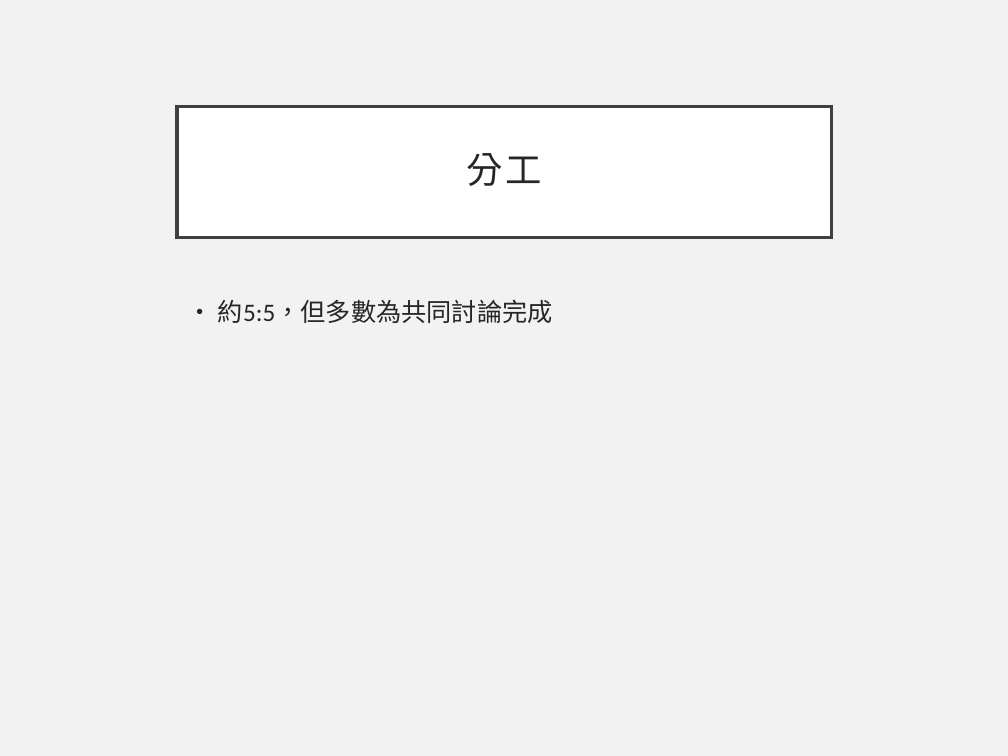
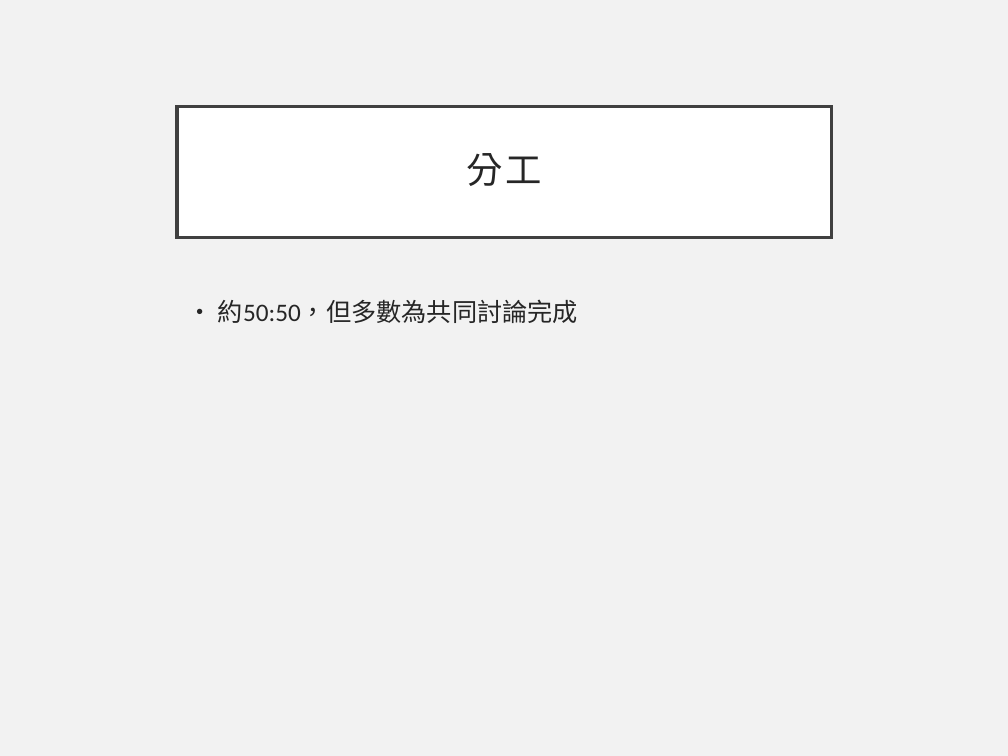
Before and after one commit to a113222021-maker/finalproject, a slide deck: slide 11 of final project.pptx. Drawn at 1008x756 pixels with LibreOffice and Linux fonts; fonts in the diff are those of the drawing. Boxes give left, top, right and bottom in pixels: in the first picture for what was removed or moved away, otherwise in the second. Text is boxed around its words. In the diff, an @@ line names an element or a change of style, - is before the commit and + after.

```diff
--- a/final project.pptx
+++ b/final project.pptx
@@ text at (218, 299, 578, 323): text changed @@
-• 約5:5，但多數為共同討論完成
+• 約50:50，但多數為共同討論完成
```
